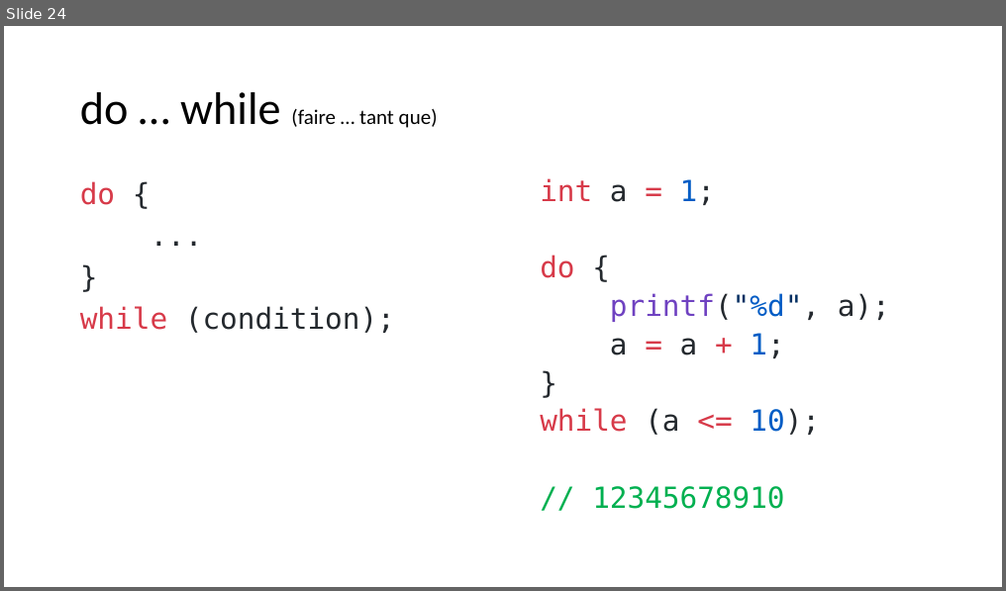
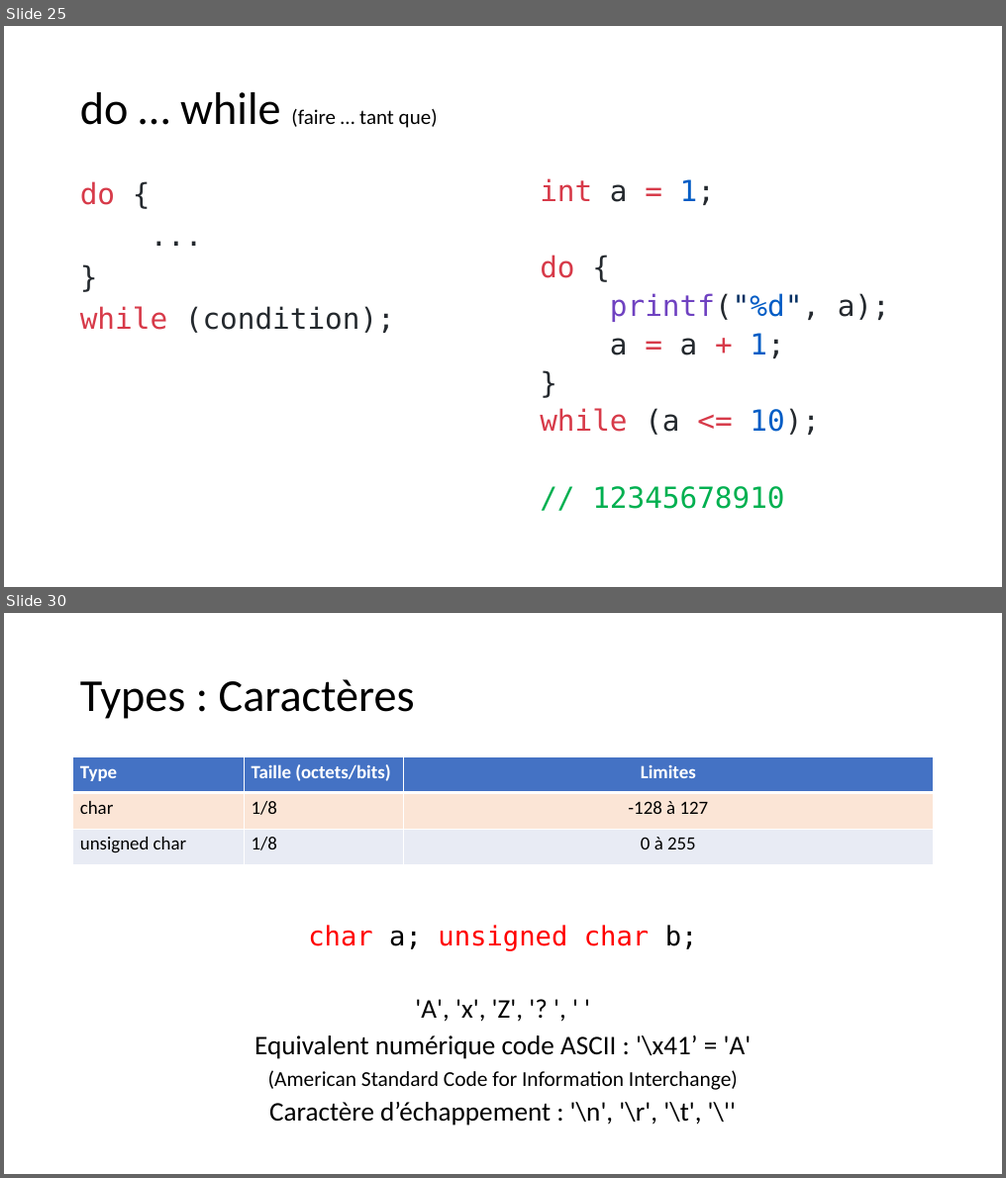
Before and after one commit to standard3/BTS1, a slide deck: 02_C/02_Types-et-operateurs/Types et opérateurs en C.pptx. Shown one above the other, each under a label of ours: slide 24 before the commit, slides 25 and 30 after it; the slides between them are not shown. The pictures are 1006x591 and 1006x1178 pixels, drawn with LibreOffice and Linux fonts; fonts in the diff are those of the drawing. Boxes give left, top, right and bottom in pixels: in the first picture for what was removed or moved away, otherwise in the second. Text is boxed around its words. In the diff, an @@ line names an element or a change of style, - is before the commit and + after.

```diff
--- a/02_C/02_Types-et-operateurs/Types et opérateurs en C.pptx
+++ b/02_C/02_Types-et-operateurs/Types et opérateurs en C.pptx
@@ slide 30 added at <box>4,613,1002,1174</box>, background #FFFFFF @@
@@ title added at <box>80,679,415,719</box>, 44 pt, text #000000 @@
+Types : Caractères
@@ table added at <box>73,757,934,864</box>, 3 rows, 3 columns @@
+Type | Taille (octets/bits) | Limites
+char | 1/8 | -128 à 127
+unsigned char | 1/8 | 0 à 255
@@ text added at <box>254,925,751,1126</box>, 25.9 pt, text #000000 @@
+char a; unsigned char b;
+'A', 'x', 'Z', '? ', ' '
+Equivalent numérique code ASCII : '\x41’ = 'A'
+(American Standard Code for Information Interchange)
+Caractère d’échappement : '\n', '\r', '\t', '\''
@@ what was slide 24 is now slide 25 @@
```
Also in this commit, not shown: 3 slides changed, 13 other slides added, 6 other files.
